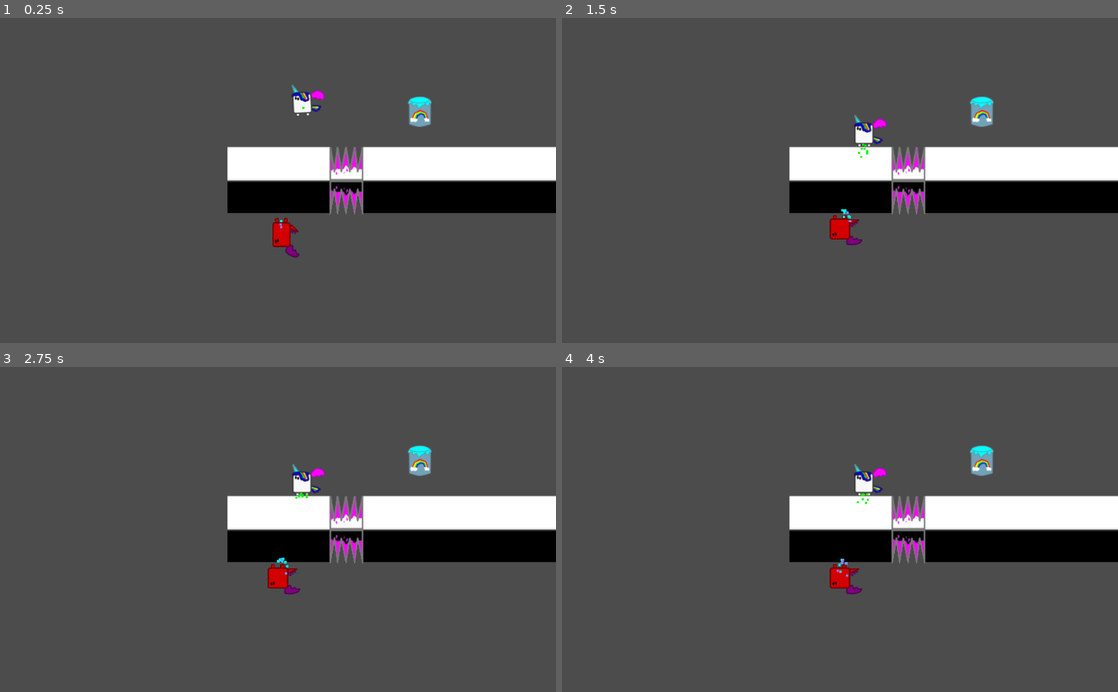
Above: before the commit, frames 1-4 (two rows, left to right).
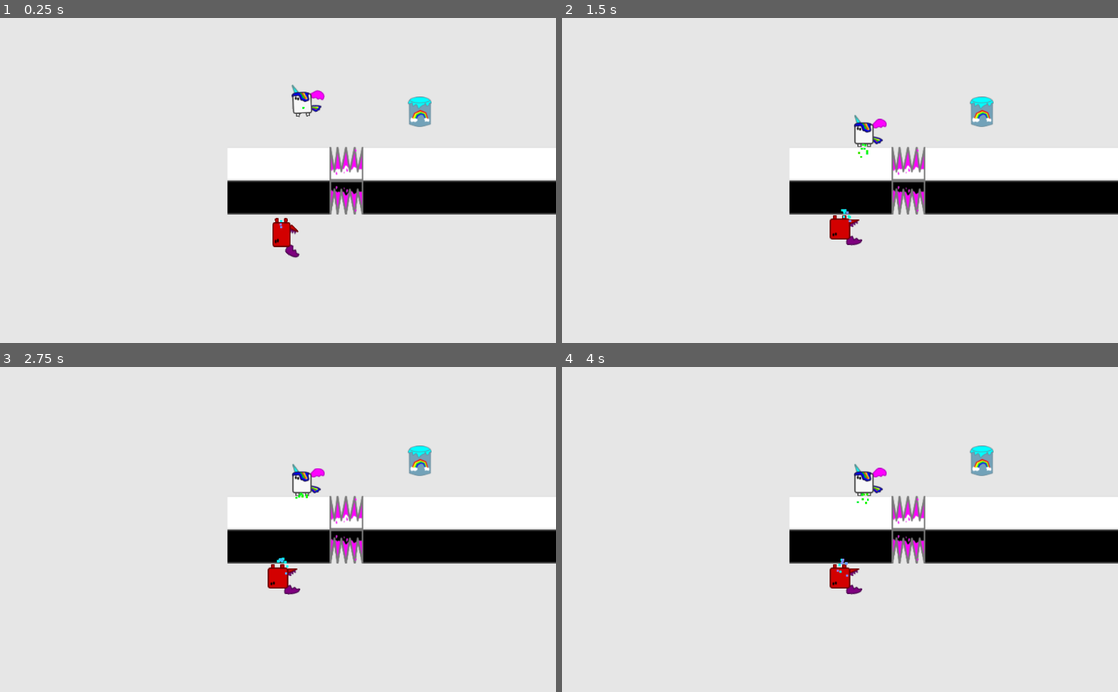
Above: after the commit, the same moments.

Repository: GameDrivenDesign/2-World-Co-Op-Color-Spray-Discovery-And-Jump-N-Run-2D
Game: Godot game, scene res://World/World.tscn
The game is run twice, just before and just after one commit, with the same random seed, the same clock (stepped at 60 frames per second) and the same inputs. Sound files missing from this copy of the repository are replaced by a short silence.
Inputs:
- Up to frame 1 (0.25 s): no input
- Up to frame 2 (1.5 s): no input
- Up to frame 3 (2.75 s): no input
- Up to frame 4 (4 s): no input

The runs differ from the first frame. In frame 1, 87% of the frame differs, in the area x 0-100%, y 0-100%; in frame 2, 87%; in frame 3, 87%; in frame 4, 87%.
Error in both runs: Invalid get index 'x' (on base: 'Nil'). (res://Player/unicorn.gd:62)

Commit message:
change background color

Diff:
--- a/project.godot
+++ b/project.godot
@@ -39,4 +39,5 @@
 
 [rendering]
 
+environment/default_clear_color=Color( 0.902344, 0.902344, 0.902344, 1 )
 environment/default_environment="res://default_env.tres"
